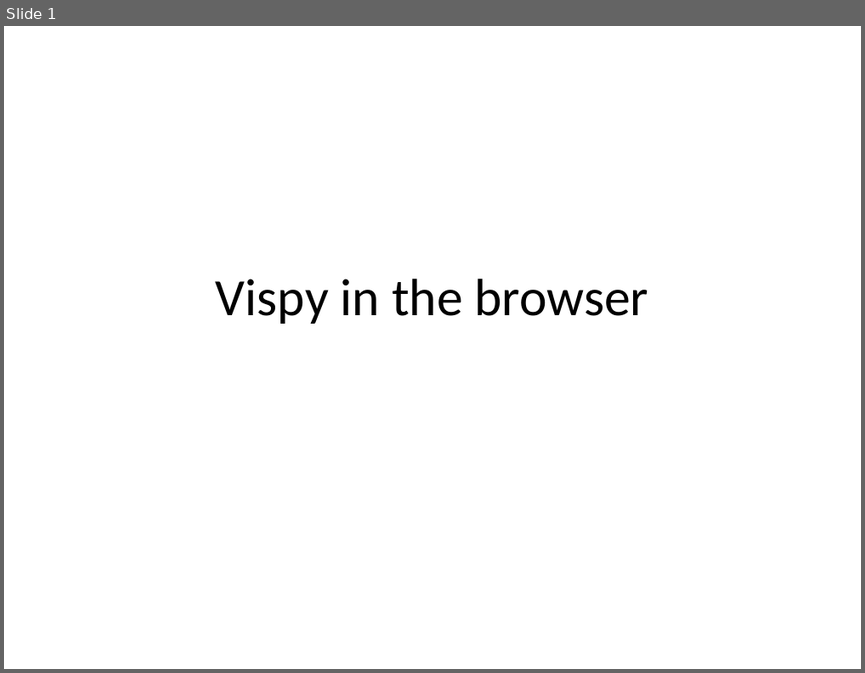
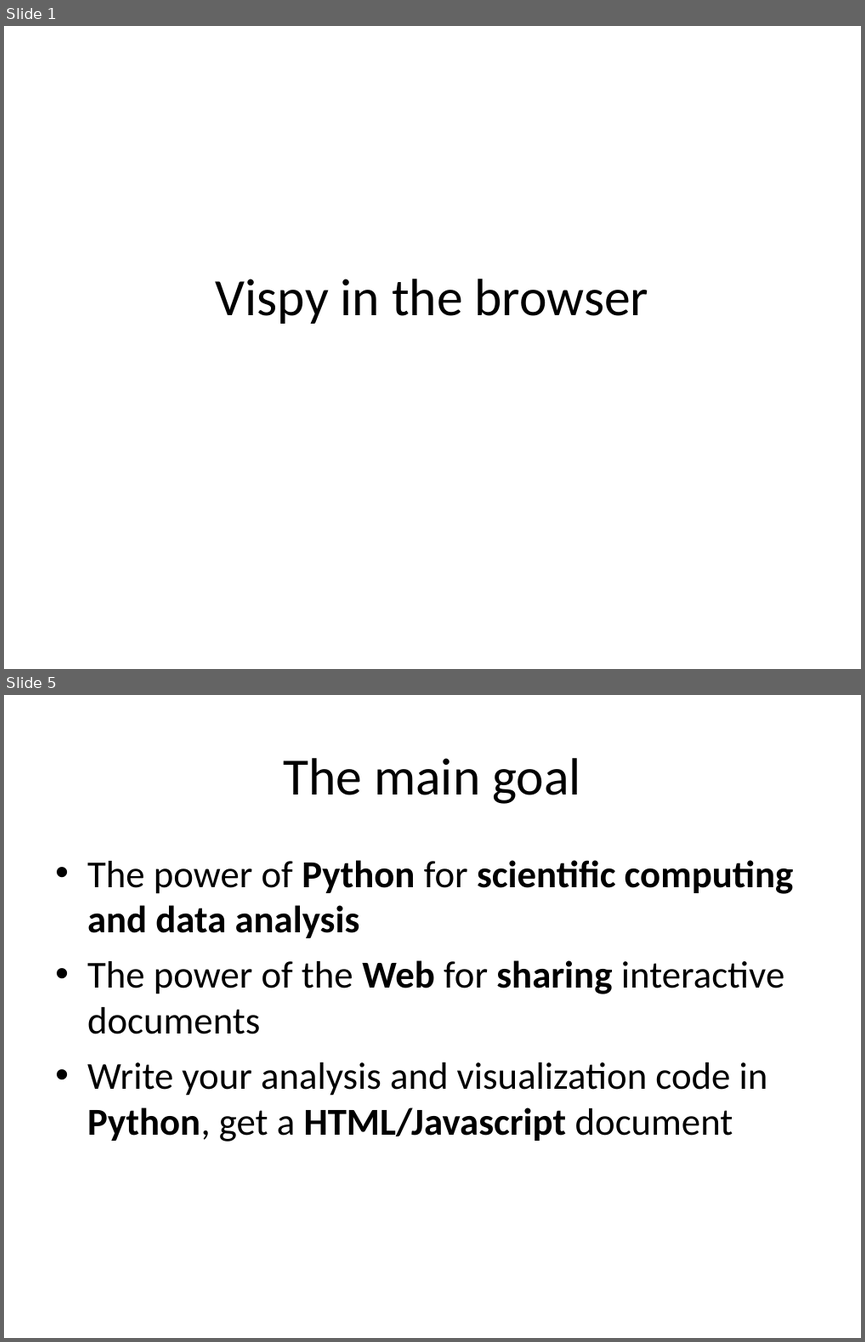
Before and after one commit to vispy/codecamp-esrf-2014, a slide deck: cr/4-webgl/webgl.ppt. Shown one above the other, each under a label of ours: slide 1 before the commit, slides 1 and 5 after it; the slides between them are not shown. The pictures are 865x673 and 865x1342 pixels, drawn with LibreOffice and Linux fonts; fonts in the diff are those of the drawing. Boxes give left, top, right and bottom in pixels: in the first picture for what was removed or moved away, otherwise in the second. Text is boxed around its words. In the diff, an @@ line names an element or a change of style, - is before the commit and + after.

```diff
--- a/cr/4-webgl/webgl.ppt
+++ b/cr/4-webgl/webgl.ppt
@@ slide 5 added at (4,695,861,1338), background #FFFFFF @@
@@ title added at (283,758,581,804), 44 pt, text #000000 @@
+The main goal
@@ text added at (87,860,794,1141), 32 pt, text #000000 @@
+• The power of Python for scientific computing and data analysis
+• The power of the Web for sharing interactive documents
+• Write your analysis and visualization code in Python, get a HTML/Javascript document
```
Also in this commit, not shown: 30 other slides added.
